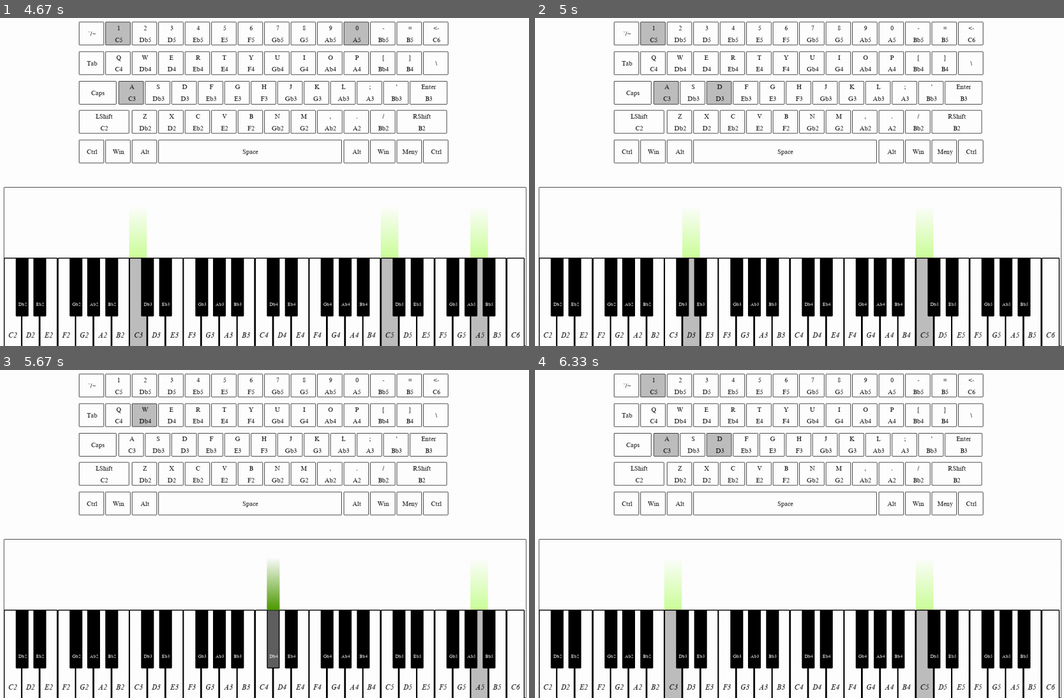
Above: before the commit, frames 1-4 (two rows, left to right).
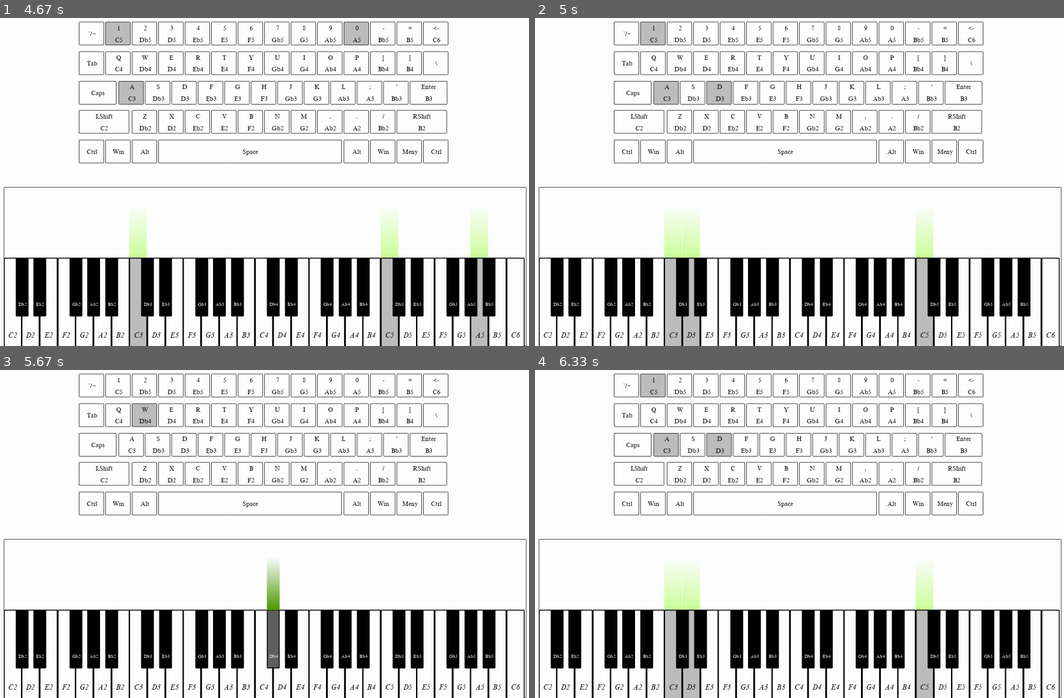
Above: after the commit, the same moments.

Repository: ZamotohinaMaria/My_Piano
Game: pygame game, started from piano2.py
Two runs of this game, one before a commit and one after it. Both use one fixed random seed, a clock stepped at 60 frames per second and the inputs below.
Inputs:
- Up to frame 1 (4.67 s): hold D 0.33-0.8 s; hold W 0.83-1.13 s; hold D 1.17-1.63 s; hold A 1.67-2.2 s; tap 1 at 1.82, 3.15, 4.62 s; hold S 2.23-2.53 s; hold A 2.57-2.97 s; tap 0 at 2.72, 4.22 s; hold W 3-3.37 s; hold D 3.4-4.03 s; tap . at 3.55 s; hold S 4.07-4.43 s; hold A from 4.47 s (still down)
- Up to frame 2 (5 s): release A at 4.93 s; hold D from 4.97 s (still down)
- Up to frame 3 (5.67 s): tap . at 5.12 s; release D at 5.43 s; hold W from 5.47 s (still down); tap 0 at 5.62 s
- Up to frame 4 (6.33 s): release W at 5.77 s; hold D 5.8-6.27 s; tap 1 at 5.95 s; hold A from 6.3 s (still down)

Frame 1 is identical in both runs. In frame 2, 1.1% of the frame differs, in the area x 24-28%, y 60-100%; in frame 3, 0.9%; in frame 4, 0.9%.

Commit message:
полностью работают и синхронизированы обе клавиатуры

Diff:
--- a/piano2.py
+++ b/piano2.py
@@ -57,14 +57,21 @@
         rect = pygame.draw.rect(screen, 'white', [10 + i * lenght_key, HEIGHT - height_key, lenght_key, height_key], 2, 2)
         white_rects.append(rect)
 
-    for i in range(len(active_whites)):
-        if active_whites[i][1] > 0:
+    i = 0
+    len_white = len(active_whites)
+    while i < len_white and len_white > 0:
+        if active_whites[i][1] == 0:
+            active_whites.pop(i)
+            len_white -= 1
+        elif active_whites[i][1] > 0:
             j = active_whites[i][0]
             pygame.draw.rect(screen, 'gray', [10 + j * lenght_key, HEIGHT - height_key, lenght_key, height_key], 0, 2)
             f.gradientRect(screen, 'white', (204, 255, 153), pygame.Rect(10 + j * lenght_key, HEIGHT - (height_key*(8/5) - 1), lenght_key, height_key*(3/5)))
             active_whites[i][1] -= 1
         if len(active_whites) > 10000:
             active_whites.clear()
+        if i < len_white:
+            i +=1
 
     for i in range(len(white_notes_label)):
         pygame.draw.rect(screen, 'black', [10 + i * lenght_key, HEIGHT - height_key, lenght_key + 1, 300], 2, 2)
@@ -80,15 +87,23 @@
         rect = pygame.draw.rect(screen, 'black', [10 + lenght_key*(1/1.5 + i + skip_count), HEIGHT - height_key, lenght_key/1.4, height_key*2/3], 0, 2)
         black_rects.append(rect)
 
-        for q in range(len(active_blacks)):
+        q = 0
+        len_black = len(active_blacks)
+        while q < len_black and len_black > 0:
             if active_blacks[q][0] == i:
-                if active_blacks[q][1] > 0:
+                if active_blacks[q][1] == 0:
+                    active_blacks.pop(q)
+                    len_black -= 1
+                elif active_blacks[q][1] > 0:
                     pygame.draw.rect(screen, (96, 96, 96), [10 + lenght_key*(1/1.5 + i + skip_count), HEIGHT - height_key, lenght_key/1.4, height_key*2/3], 0, 2)
                     pygame.draw.rect(screen, 'black', [10 + lenght_key*(1/1.5 + i + skip_count), HEIGHT - height_key, lenght_key/1.4, height_key*2/3], 2, 2)
                     f.gradientRect(screen, 'white', (76, 153, 0), pygame.Rect(10 + lenght_key*(1/1.5 + i + skip_count), HEIGHT - (height_key*(8/5) -1), lenght_key/1.4, height_key*(3/5)))
                     active_blacks[q][1] -= 1
                 if len(active_blacks) > 10000:
                     active_blacks.clear()
+            if q < len_black:
+                    q += 1
+
 
         key_label = real_small_font.render(black_flats_label[i], True, 'white')
         screen.blit(key_label, (10 + lenght_key*(1/1.5 + i + skip_count + 1/(4.5*1.5)), HEIGHT - height_key*(1/2)))
